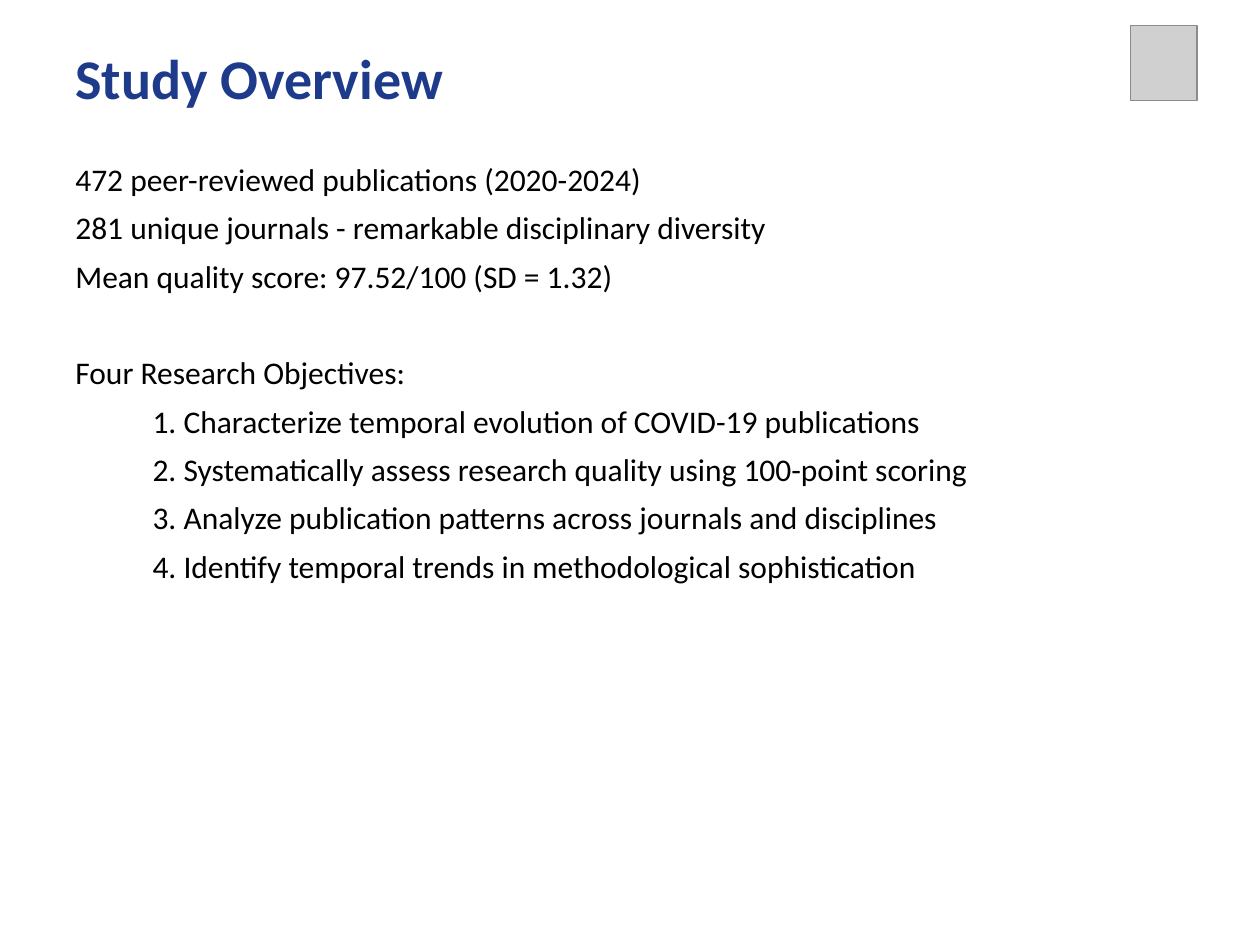
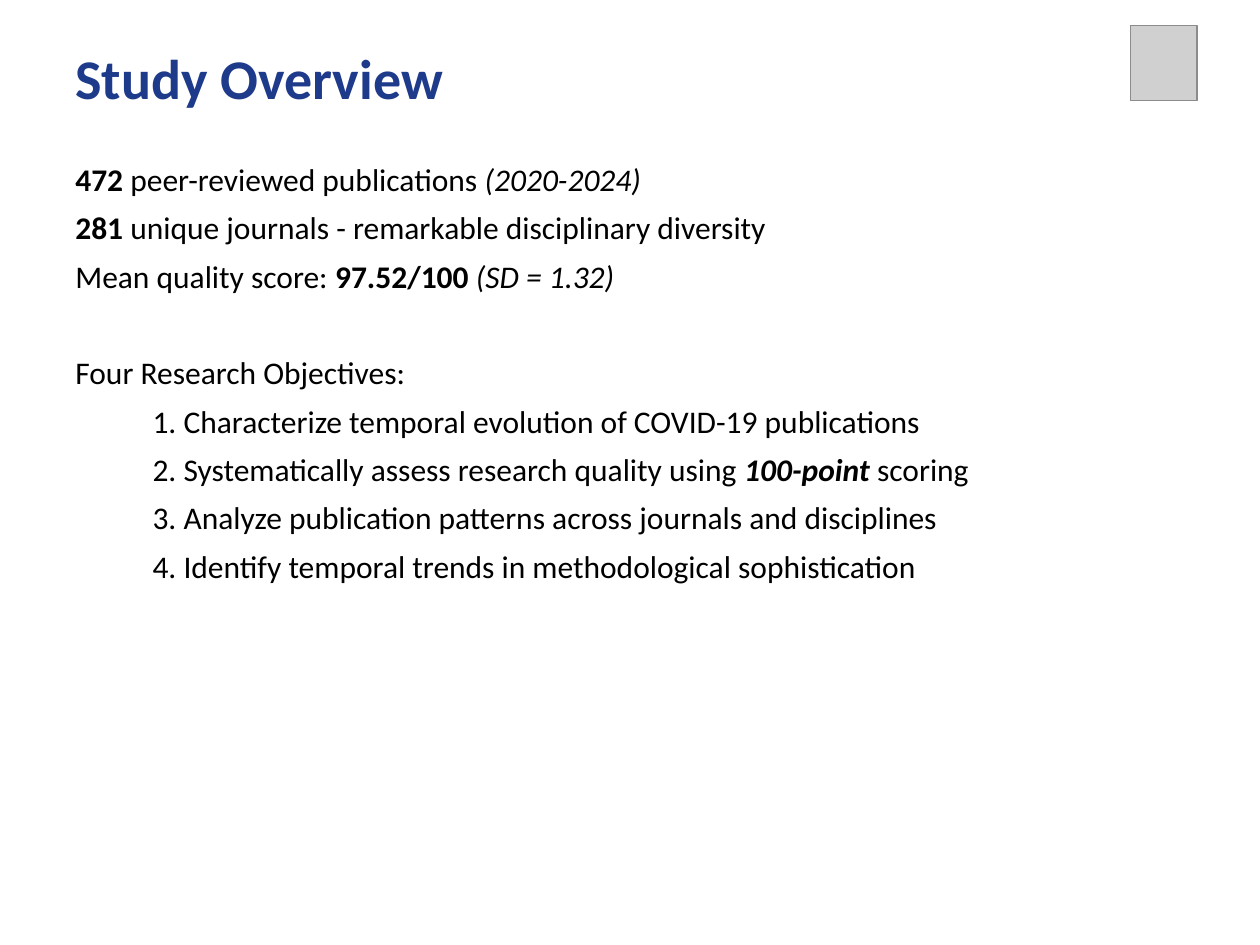
Before and after one commit to eskgyimah/Capstone, a slide deck: slide 2 of PRESENTATION/CAPSTONE_PRESENTATION.pptx. Drawn at 1260x945 pixels with LibreOffice and Linux fonts; fonts in the diff are those of the drawing; grey boxes stand for pictures. Boxes give left, top, right and bottom in pixels: in the first picture for what was removed or moved away, otherwise in the second. Text is boxed around its words. In the diff, an @@ line names an element or a change of style, - is before the commit and + after.

```diff
--- a/PRESENTATION/CAPSTONE_PRESENTATION.pptx
+++ b/PRESENTATION/CAPSTONE_PRESENTATION.pptx
@@ text at (75,168,969,487): bold on in "472", "281", "97.52/100", "100-point"; italic on in "(2020-2024)", "(SD = 1.32)", "100-point" @@
```
Also in this commit, not shown: 3 other slides changed, 3 other files.
